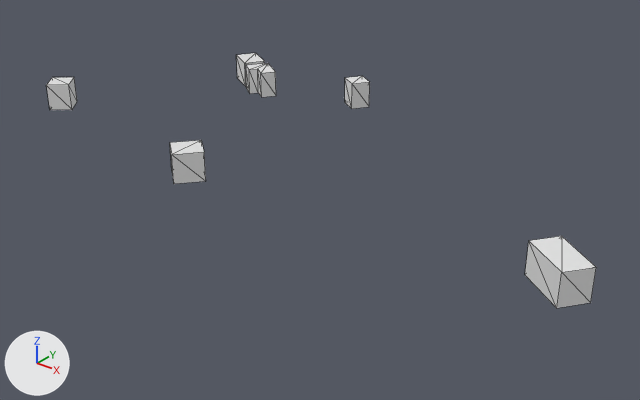
An edit to the glTF model output/glb/tile_679.glb, drawn before and after from the same camera.
Both versions are drawn from a camera (50 mm lens) standing at (163.0, -295.0, 117.0) and looking at (-8.0, -81.0, -16.0). The axes (+X, +Y, +Z) are drawn at lower left. The lights are the same throughout. The older version comes first. Mesh edges are drawn as thin lines.

The scene before the commit, as lines of its bpy script (objects in view):
```python
me_mesh_0 = bpy.data.meshes.new('Mesh_0')
me_mesh_0.from_pydata(...)  # 52 vertices, 66 faces; spans x -124.0..99.0, y -126.0..-26.0, z 0.0..10.0
ob_mesh_0 = bpy.data.objects.new('Mesh_0', me_mesh_0)
ob_mesh_0.location = (0.0, 0.0, 0.0)
```
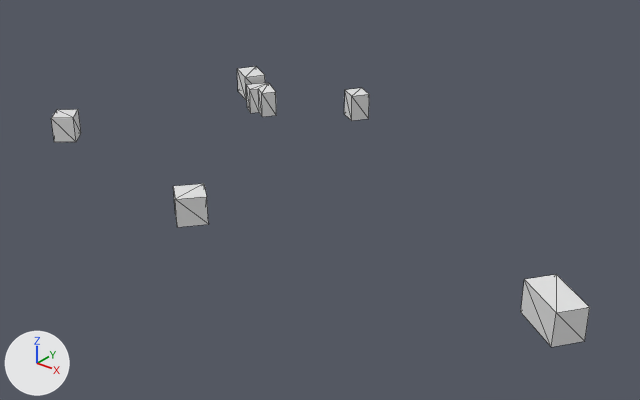
Boxes [x1, y1, x2, y2] around the edits, measured in the pictures (640 x 400 px; the box of a moved part takes in the faces that stretch with it):
'Mesh_0', reshaped (10% taller)
    before: [46, 53, 596, 308]
    after: [51, 67, 590, 347]
part 1 of me_mesh_0, moved or reshaped
    before: [170, 140, 206, 184]
    after: [173, 184, 209, 227]
part 2 of me_mesh_0, moved or reshaped
    before: [46, 77, 77, 110]
    after: [51, 109, 81, 142]
part 3 of me_mesh_0, moved or reshaped
    before: [236, 53, 264, 86]
    after: [237, 67, 265, 100]
part 4 of me_mesh_0, moved or reshaped
    before: [246, 63, 276, 97]
    after: [246, 83, 276, 117]
part 5 of me_mesh_0, moved or reshaped
    before: [345, 76, 370, 109]
    after: [344, 88, 369, 121]
part 6 of me_mesh_0, moved or reshaped
    before: [525, 236, 596, 308]
    after: [521, 274, 590, 347]

The edits, one by one:
me_mesh_0 is used by ob_mesh_0; location (0.0, 0.0, 0.0).
me_mesh_0 had 52 vertices, 66 faces and spanned x -124.0..99.0, y -126.0..-26.0, z 0.0..10.0.
me_mesh_0 now has 52 vertices, 66 faces and spans x -124.0..99.0, y -126.0..-26.0, z -15.0..5.0.
me_mesh_0 part 1: the loose piece of 8 vertices spanning x -39.0..-25.0, y -126.0..-111.0, z 0.0..10.0 is moved by (0.0, 0.0, -15.0).
me_mesh_0 part 2: the loose piece of 8 vertices spanning x -124.0..-112.0, y -109.0..-96.0, z 0.0..10.0 is moved by (0.0, 0.0, -13.0).
me_mesh_0 part 3: the loose piece of 8 vertices spanning x -89.0..-74.0, y -42.0..-28.0, z 0.0..10.0 is moved by (0.0, 0.0, -6.0).
me_mesh_0 part 4: the loose piece of 12 vertices spanning x -77.0..-61.0, y -47.0..-36.0, z 0.0..10.0 is moved by (0.0, 0.0, -8.0).
me_mesh_0 part 5: the loose piece of 8 vertices spanning x -35.0..-25.0, y -36.0..-26.0, z 0.0..10.0 is moved by (0.0, 0.0, -5.0).
me_mesh_0 part 6: the loose piece of 8 vertices spanning x 81.0..99.0, y -117.0..-100.0, z 0.0..10.0 is moved by (0.0, 0.0, -11.0).
